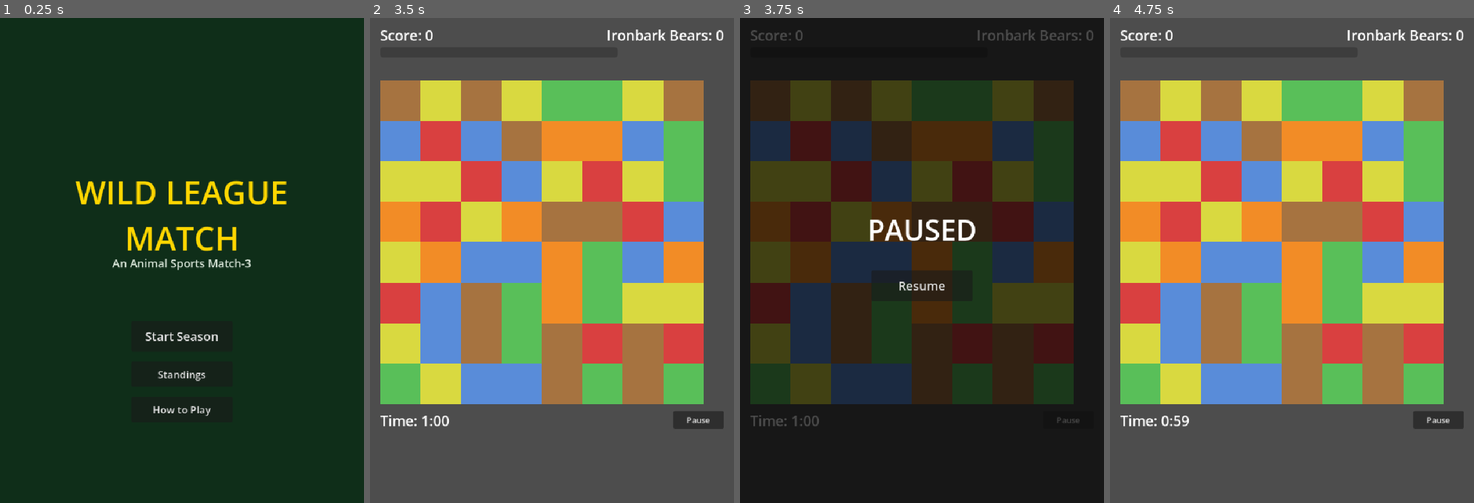
Above: before the commit, frames 1-4 (left to right).
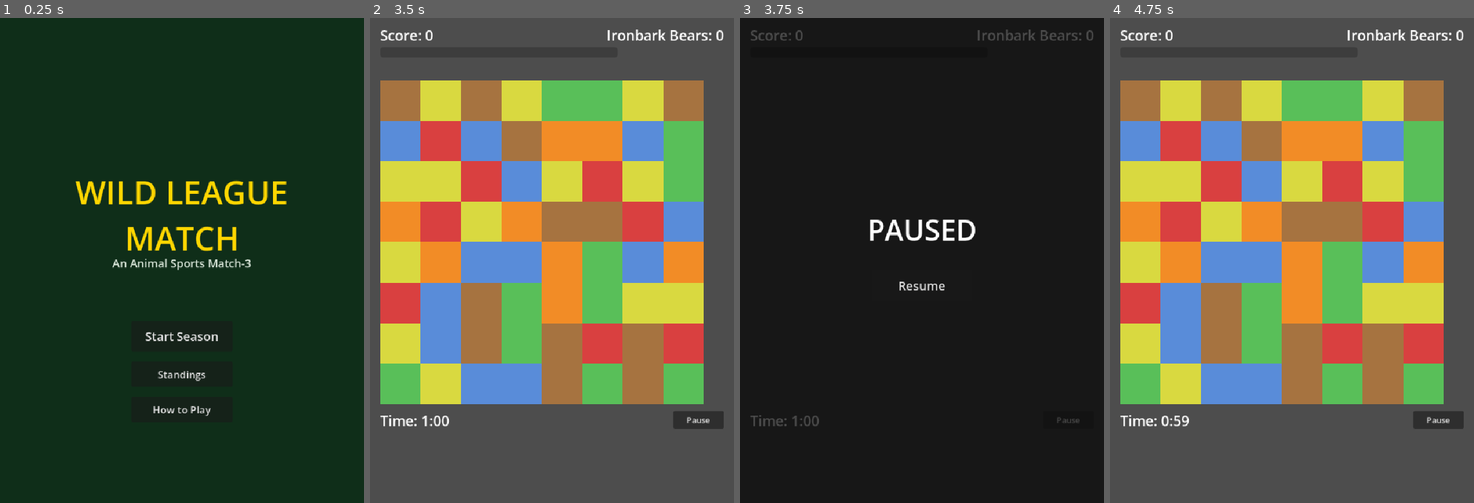
Above: after the commit, the same moments.

Repository: Pazderk/Wild-League-Match
Game: Godot game, scene res://scenes/title_screen.tscn
Two runs of this game, one before a commit and one after it. Both use one fixed random seed, a clock stepped at 60 frames per second and the inputs below.
Inputs:
- Up to frame 1 (0.25 s): no input
- Up to frame 2 (3.5 s): click "Standings" at 0.5 s; click "Back to Title" at 1.25 s; click "Start Season" at 2 s; click "Start Playing" at 2.75 s
- Up to frame 3 (3.75 s): click "Pause" at 3.5 s
- Up to frame 4 (4.75 s): click "Resume" at 4.25 s

Frames 1-2 are identical in both runs. In frame 3, 57% of the frame differs, in the area x 2-92%, y 12-80%; in frame 4, nothing differs.

Commit message:
Hide the board while paused, add sound effects, end-screen navigation, and rebalance the streak bonus
- Pausing now hides the tile grid entirely (not just dimmed) so a player
  can't plan moves while stepped away, then restores it on resume.
- New synthesized sound effects: a pop on every successful match (pitched
  higher for bigger cascades/tiers) and a low double-tone whiff on a
  reverted swap. Baked once as AudioStreamWAV clips at startup, same
  synthesis approach as the existing Rally fanfare — swapping in real
  recorded SFX later is just pointing sfx_audio.stream at a loaded audio
  file instead.
- End-of-game screens (win/loss, advancing a round, and every terminal
  outcome) now have Standings and Title buttons alongside Play Again/New
  Season, so you can check the league or bail out without finishing the
  season first.
- Hot Hand renamed to Hitting Streak and made less powerful per feedback:
  cap lowered 8 -> 3 (so max bonus is +30% instead of +80%) and its idle
  decay tightened 3.0s -> 2.0s.
- The pre-Walk-off-reveal callout renamed "FINAL STRETCH!" ->
  "7TH INNING STRETCH!".

Verified via scripted tests (sound clips synthesize without error and the
right one plays on match vs. whiff, streak caps at 3 and decays on a 2s
idle timeout, tiles_container hides/restores with pause, end-screen
buttons wired) and a manual browser pass confirming the pause overlay
genuinely hides the board and no console errors from the new audio code.

Diff:
--- a/scenes/board.tscn
+++ b/scenes/board.tscn
@@ -39,15 +39,15 @@
 horizontal_alignment = 2
 text = "RALLY! x2 (10s)"
 
-[node name="HotHandLabel" type="Label" parent="."]
+[node name="HittingStreakLabel" type="Label" parent="."]
 visible = false
 offset_left = 20.0
 offset_top = 88.0
-offset_right = 300.0
+offset_right = 420.0
 offset_bottom = 114.0
 theme_override_colors/font_color = Color(1, 0.55, 0.15, 1)
-theme_override_font_sizes/font_size = 22
-text = "HOT HAND x2"
+theme_override_font_sizes/font_size = 20
+text = "HITTING STREAK x3"
 
 [node name="TilesContainer" type="Node2D" parent="."]
 position = Vector2(20, 124)
@@ -59,6 +59,8 @@
 offset_bottom = 813.0
 theme_override_font_sizes/font_size = 28
 text = "Time: 1:00"
+
+[node name="SfxAudio" type="AudioStreamPlayer" parent="."]
 
 [node name="PauseButton" type="Button" parent="."]
 offset_left = 600.0
@@ -243,9 +245,25 @@
 
 vs Team: 0-0      Season: 0-0"
 
+[node name="StandingsButtonEnd" type="Button" parent="EndPanel"]
+offset_left = 20.0
+offset_top = 305.0
+offset_right = 190.0
+offset_bottom = 355.0
+theme_override_font_sizes/font_size = 18
+text = "Standings"
+
 [node name="PlayAgainButton" type="Button" parent="EndPanel"]
-offset_left = 200.0
+offset_left = 205.0
 offset_top = 305.0
-offset_right = 380.0
+offset_right = 395.0
 offset_bottom = 355.0
 text = "Play Again"
+
+[node name="TitleButtonEnd" type="Button" parent="EndPanel"]
+offset_left = 410.0
+offset_top = 305.0
+offset_right = 580.0
+offset_bottom = 355.0
+theme_override_font_sizes/font_size = 18
+text = "Title"
--- a/scripts/board.gd
+++ b/scripts/board.gd
@@ -46,9 +46,9 @@
 
 # Consecutive successful swaps build a small bonus on top of everything else;
 # a whiffed swap or a few idle seconds resets it.
-const HOT_HAND_DECAY_IDLE_SECONDS := 3.0
-const HOT_HAND_MAX_STREAK := 8
-const HOT_HAND_BONUS_PER_STACK := 0.1
+const HITTING_STREAK_DECAY_IDLE_SECONDS := 2.0
+const HITTING_STREAK_MAX := 3
+const HITTING_STREAK_BONUS_PER_STACK := 0.1
 
 # Walk-off celebration: real-world seconds the slow-motion beat lasts,
 # regardless of the slow-mo time scale itself.
@@ -61,7 +61,7 @@
 @onready var opponent_label: Label = $TargetLabel
 @onready var time_label: Label = $TimeLabel
 @onready var big_play_label: Label = $BigPlayLabel
-@onready var hot_hand_label: Label = $HotHandLabel
+@onready var hitting_streak_label: Label = $HittingStreakLabel
 @onready var tiles_container: Node2D = $TilesContainer
 @onready var rally_bar: ProgressBar = $RallyBar
 @onready var rally_status_label: Label = $RallyStatusLabel
@@ -72,11 +72,14 @@
 @onready var trophy_drawing: Node2D = $RallyAnnouncement/TrophyDrawing
 @onready var fireworks_layer: Node2D = $RallyAnnouncement/FireworksLayer
 @onready var rally_audio: AudioStreamPlayer = $RallyAnnouncement/RallyAudio
+@onready var sfx_audio: AudioStreamPlayer = $SfxAudio
 @onready var end_panel: Panel = $EndPanel
 @onready var end_title_label: Label = $EndPanel/EndTitleLabel
 @onready var final_score_label: Label = $EndPanel/FinalScoreLabel
 @onready var stats_label: Label = $EndPanel/StatsLabel
 @onready var play_again_button: Button = $EndPanel/PlayAgainButton
+@onready var standings_button_end: Button = $EndPanel/StandingsButtonEnd
+@onready var title_button_end: Button = $EndPanel/TitleButtonEnd
 @onready var pause_button: Button = $PauseButton
 @onready var pause_overlay: Control = $PauseOverlay
 @onready var resume_button: Button = $PauseOverlay/ResumeButton
@@ -108,8 +111,8 @@
 var decoy_tick_timer := 0.0
 var decoy_next_tick := 0.0
 
-var hot_hand_streak := 0
-var hot_hand_idle_timer := 0.0
+var hitting_streak_count := 0
+var hitting_streak_idle_timer := 0.0
 
 var stat_doubles := 0
 var stat_triples := 0
@@ -117,6 +120,9 @@
 var stat_grand_slams := 0
 var stat_mvp_blasts := 0
 var stat_longest_cascade := 0
+
+var pop_sound: AudioStreamWAV
+var whiff_sound: AudioStreamWAV
 
 
 func _ready() -> void:
@@ -136,7 +142,7 @@
 	rally_bar.value = 0.0
 	rally_status_label.visible = false
 	rally_announcement.visible = false
-	hot_hand_label.visible = false
+	hitting_streak_label.visible = false
 	champion_label.visible = false
 	trophy_drawing.visible = false
 
@@ -144,6 +150,9 @@
 	generator.mix_rate = 44100.0
 	generator.buffer_length = 3.0
 	rally_audio.stream = generator
+
+	pop_sound = _build_pop_wav()
+	whiff_sound = _build_whiff_wav()
 
 	play_again_button.pressed.connect(func():
 		if season_over:
@@ -152,6 +161,8 @@
 		else:
 			get_tree().reload_current_scene()
 	)
+	standings_button_end.pressed.connect(func(): get_tree().change_scene_to_file("res://scenes/standings_screen.tscn"))
+	title_button_end.pressed.connect(func(): get_tree().change_scene_to_file("res://scenes/title_screen.tscn"))
 
 	pause_overlay.visible = false
 	pause_button.pressed.connect(_on_pause_pressed)
@@ -200,7 +211,7 @@
 			if time_left <= OPPONENT_REVEAL_TIME_LEFT:
 				opponent_revealed = true
 				opponent_label.text = "%s: %d" % [current_team_name, opponent_score]
-				_show_big_play("FINAL STRETCH!")
+				_show_big_play("7TH INNING STRETCH!")
 			else:
 				decoy_tick_timer += delta
 				if decoy_tick_timer >= decoy_next_tick:
@@ -208,10 +219,10 @@
 					decoy_next_tick = randf_range(DECOY_TICK_MIN, DECOY_TICK_MAX)
 					_tick_decoy_score()
 
-		hot_hand_idle_timer += delta
-		if hot_hand_idle_timer >= HOT_HAND_DECAY_IDLE_SECONDS and hot_hand_streak > 0:
-			hot_hand_streak = 0
-			_update_hot_hand_label()
+		hitting_streak_idle_timer += delta
+		if hitting_streak_idle_timer >= HITTING_STREAK_DECAY_IDLE_SECONDS and hitting_streak_count > 0:
+			hitting_streak_count = 0
+			_update_hitting_streak_label()
 
 	if time_left <= 0.0 and not is_busy and not time_up_handled:
 		time_up_handled = true
@@ -246,11 +257,13 @@
 		return
 	is_user_paused = true
 	pause_overlay.visible = true
+	tiles_container.visible = false
 
 
 func _on_resume_pressed() -> void:
 	is_user_paused = false
 	pause_overlay.visible = false
+	tiles_container.visible = true
 
 
 func _update_time_label() -> void:
@@ -471,7 +484,7 @@
 ## no ordinary color-match, which is what makes these feel deliberate rather
 ## than incidental. An MVP Ball (color bomb) additionally targets whichever
 ## gem color it's swapped into (or clears the whole board if swapped with
-## another MVP Ball). A successful swap builds the Hot Hand streak; a whiff
+## another MVP Ball). A successful swap builds the Hitting Streak; a whiff
 ## resets it.
 func _try_swap(a: Vector2i, b: Vector2i) -> void:
 	is_busy = true
@@ -492,16 +505,17 @@
 	if match_data.positions.is_empty():
 		await get_tree().create_timer(0.15).timeout
 		_swap_tiles(a, b) # no match and no special activated, revert
-		hot_hand_streak = 0
-		_update_hot_hand_label()
+		_play_whiff()
+		hitting_streak_count = 0
+		_update_hitting_streak_label()
 		is_busy = false
 	else:
-		hot_hand_streak = min(hot_hand_streak + 1, HOT_HAND_MAX_STREAK)
-		hot_hand_idle_timer = 0.0
-		_update_hot_hand_label()
-		var hot_hand_multiplier: float = 1.0 + HOT_HAND_BONUS_PER_STACK * hot_hand_streak
-
-		await _resolve_matches(match_data, forced_label, hot_hand_multiplier)
+		hitting_streak_count = min(hitting_streak_count + 1, HITTING_STREAK_MAX)
+		hitting_streak_idle_timer = 0.0
+		_update_hitting_streak_label()
+		var hitting_streak_multiplier: float = 1.0 + HITTING_STREAK_BONUS_PER_STACK * hitting_streak_count
+
+		await _resolve_matches(match_data, forced_label, hitting_streak_multiplier)
 		is_busy = false
 
 		if final_move_active and not game_over:
@@ -511,10 +525,10 @@
 			await _reshuffle_board()
 
 
-func _update_hot_hand_label() -> void:
-	hot_hand_label.visible = hot_hand_streak >= 2
-	if hot_hand_streak >= 2:
-		hot_hand_label.text = "HOT HAND x%d" % hot_hand_streak
+func _update_hitting_streak_label() -> void:
+	hitting_streak_label.visible = hitting_streak_count >= 2
+	if hitting_streak_count >= 2:
+		hitting_streak_label.text = "HITTING STREAK x%d" % hitting_streak_count
 
 
 func _trigger_color_bomb(bomb_pos: Vector2i, partner_pos: Vector2i, positions: Dictionary) -> void:
@@ -603,7 +617,7 @@
 ## If a Home Run, Grand Slam Rally, or MVP Blast is what newly pushes the
 ## score past the opponent's current live score, that's a Walk-off Win and
 ## ends the game immediately instead of continuing to chain further.
-func _resolve_matches(match_data: Dictionary, forced_label: String = "", hot_hand_multiplier: float = 1.0) -> void:
+func _resolve_matches(match_data: Dictionary, forced_label: String = "", hitting_streak_multiplier: float = 1.0) -> void:
 	var chain_count := 1
 
 	while not match_data.positions.is_empty():
@@ -666,7 +680,7 @@
 			positions.erase(spawn_pos)
 
 		var chain_multiplier: int = min(chain_count, MAX_CHAIN_MULTIPLIER)
-		var base_points: int = int(BASE_POINTS * positions.size() * tier_multiplier * chain_multiplier * hot_hand_multiplier)
+		var base_points: int = int(BASE_POINTS * positions.size() * tier_multiplier * chain_multiplier * hitting_streak_multiplier)
 		var rally_active := rally_time_left > 0.0
 		var score_before_step := score
 		score += base_points * (RALLY_MULTIPLIER if rally_active else 1)
@@ -684,6 +698,9 @@
 			rally_just_started = true
 			stat_grand_slams += 1
 			await _start_rally()
+
+		var pop_pitch: float = clamp(1.0 + 0.15 * (chain_count - 1) + 0.08 * (tier_multiplier - 1), 1.0, 2.2)
+		_play_pop(pop_pitch)
 
 		for pos in positions:
 			grid[pos.x][pos.y].play_clear_effect()
@@ -842,6 +859,55 @@
 ## Synthesizes a short original ascending-fanfare motif at runtime — a
 ## placeholder "crowd hype" cue, not a reproduction of any existing
 ## recorded "Charge!" sound. Swap in a licensed SFX later for the real thing.
+## Short synthesized SFX (not recorded samples, same as the fanfare below —
+## swap in real audio files later just by pointing sfx_audio.stream at a
+## loaded AudioStreamWAV/MP3 resource instead of one of these). Pre-baked
+## once at startup rather than regenerated per play since they trigger on
+## every single swap; pitch_scale varies the pop's pitch per cascade/tier
+## without needing to rebuild the clip.
+func _build_pop_wav() -> AudioStreamWAV:
+	return _synth_wav([{"freq": 700.0, "dur": 0.10}])
+
+
+func _build_whiff_wav() -> AudioStreamWAV:
+	return _synth_wav([{"freq": 220.0, "dur": 0.08}, {"freq": 150.0, "dur": 0.10}])
+
+
+func _synth_wav(notes: Array) -> AudioStreamWAV:
+	const MIX_RATE := 22050.0
+	var bytes := PackedByteArray()
+	for note in notes:
+		var freq: float = note.freq
+		var frame_count := int(MIX_RATE * note.dur)
+		var start := bytes.size()
+		bytes.resize(start + frame_count * 2)
+		for i in range(frame_count):
+			var t := i / MIX_RATE
+			var value := 0.6 * sin(TAU * freq * t) + 0.25 * sin(TAU * freq * 2.0 * t)
+			var envelope: float = pow(1.0 - float(i) / frame_count, 1.3)
+			var sample_int := int(clamp(value * envelope, -1.0, 1.0) * 32767.0)
+			bytes.encode_s16(start + i * 2, sample_int)
+
+	var wav := AudioStreamWAV.new()
+	wav.format = AudioStreamWAV.FORMAT_16_BITS
+	wav.mix_rate = int(MIX_RATE)
+	wav.stereo = false
+	wav.data = bytes
+	return wav
+
+
+func _play_pop(pitch_scale: float = 1.0) -> void:
+	sfx_audio.stream = pop_sound
+	sfx_audio.pitch_scale = pitch_scale
+	sfx_audio.play()
+
+
+func _play_whiff() -> void:
+	sfx_audio.stream = whiff_sound
+	sfx_audio.pitch_scale = 1.0
+	sfx_audio.play()
+
+
 func _play_rally_fanfare() -> void:
 	rally_audio.play()
 	var playback: AudioStreamGeneratorPlayback = rally_audio.get_stream_playback()
Not shown, changed: docs/index.html
Not shown, changed: docs/index.pck
